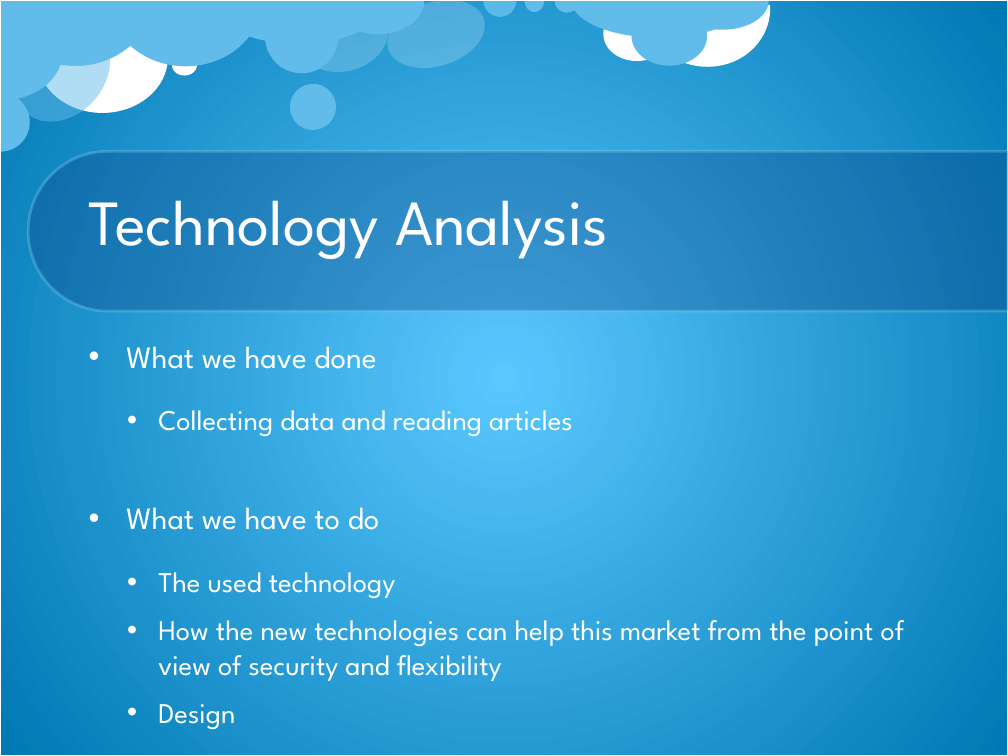
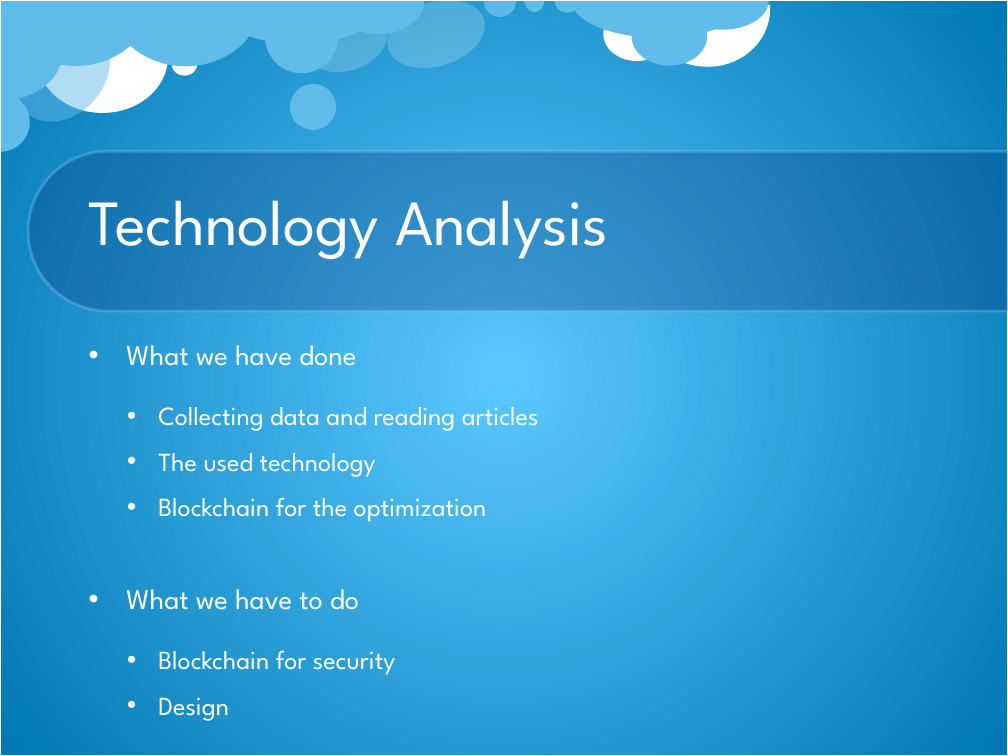
Before and after one commit to Massine/MyChe, a slide deck: slide 7 of Presentations/Presentation3_Progress.pptx. Drawn at 1008x756 pixels with LibreOffice and Linux fonts; fonts in the diff are those of the drawing; background and template pictures are left out. Boxes give left, top, right and bottom in pixels: in the first picture for what was removed or moved away, otherwise in the second. Text is boxed around its words. In the diff, an @@ line names an element or a change of style, - is before the commit and + after.

Commit message:
presentation3

```diff
--- a/Presentations/Presentation3_Progress.pptx
+++ b/Presentations/Presentation3_Progress.pptx
@@ text at (126, 345, 539, 721): size 22.2 to 20.4 pt in "What we have done", "What we have to do"; size 20.4 to 18.7 pt in "Collecting data and reading articles", "Design" @@
@@ text at (158, 453, 487, 522): paragraphs added @@
+  • The used technology
+  • Blockchain for the optimization
@@ text at (158, 650, 395, 675): text changed; size 20.4 to 18.7 pt @@
-  • The used technology
-  • How the new technologies can help this market from the point of view of security and flexibility
+  • Blockchain for security
```
Also in this commit, not shown: 1 other slide changed, 1 slide removed.
